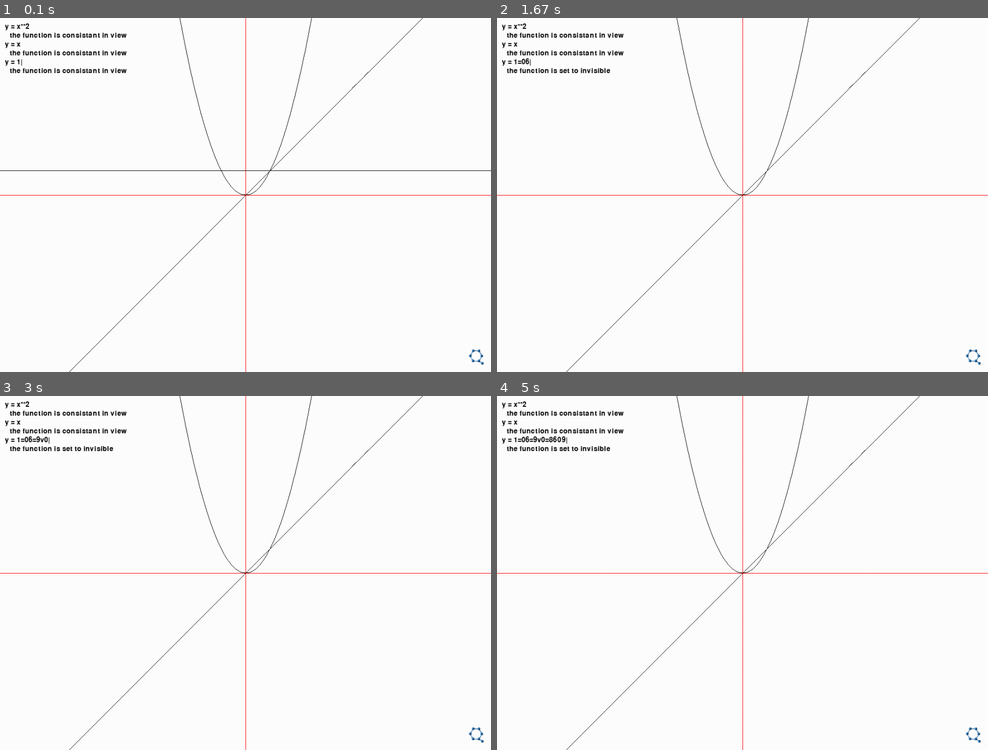
Above: before the commit, frames 1-4 (two rows, left to right).
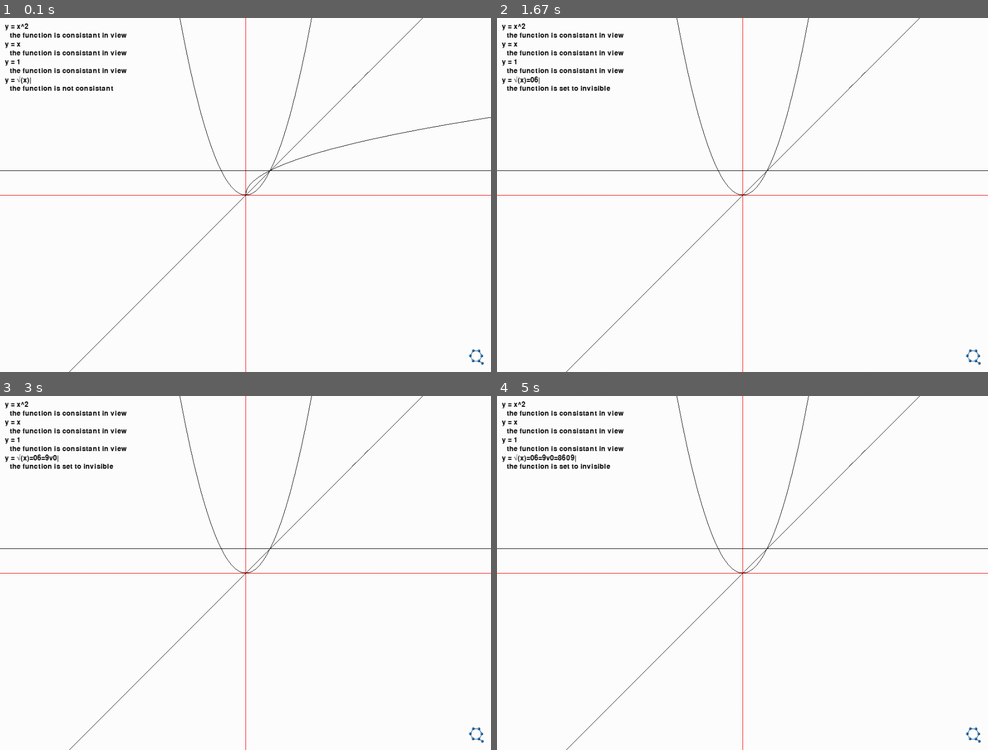
Above: after the commit, the same moments.

Repository: Quark-Games/YEquals
Game: pygame game, started from func_sim.py
Two runs of this game, one before a commit and one after it. Both use one fixed random seed, a clock stepped at 60 frames per second and the inputs below.
Inputs:
- Up to frame 1 (0.1 s): no input
- Up to frame 2 (1.67 s): tap one key every 0.33 s from 0.33 s: Enter = 0 6
- Up to frame 3 (3 s): hold = 1.67-2.13 s; hold Right 1.67-2.13 s; tap 9 at 2.17 s; tap V at 2.5 s; hold 0 from 2.83 s (still down); hold Right from 2.83 s (still down)
- Up to frame 4 (5 s): release 0 at 3.3 s; release Right at 3.3 s; tap one key every 0.33 s from 3.33 s: = 8 6 0 9

The runs differ from the first frame. In frame 1, 0.4% of the frame differs, in the area x 1-100%, y 1-50%; in frame 2, 0.6%; in frame 3, 0.7%; in frame 4, 0.8%, in the area x 0-100%, y 1-44%.

Commit message:
several improvements

Diff:
--- a/func_sim.py
+++ b/func_sim.py
@@ -29,6 +29,17 @@
 RED = (255, 0, 0)
 
 SS_PATH = os.path.join(os.path.expanduser('~'), "Desktop", "screenshot.jpg")
+ALTS = ((K_v, '√'),
+        (K_p, 'π'))
+SHIFTS = ((K_6, "^"),
+          (K_8, '*'),
+          (K_9, '('),
+          (K_0, ')'),
+          (K_EQUALS, '+'))
+SWITCH = (('√', "sqrt"),
+          ('^', "**"),
+          ('%', "*0.01"),
+          ('π', "pi"))
 
 
 class File:
@@ -117,7 +128,7 @@
 
 
 class Func:
-    limit = 6
+    limit = 8
     family = []
     active = None
     _act_index = -1
@@ -173,6 +184,12 @@
             self.exp = self.exp[:self.cursor-1] + self.exp[self.cursor:]
             self.cursor -= 1
 
+    def true_exp(self):
+        exp = self.exp
+        for switch in SWITCH:
+            exp = exp.replace(switch[0], switch[1])
+        return exp
+
     def draw(self):
         # draw graph of function
         if self.visible:
@@ -181,7 +198,7 @@
             for pixel_x in range(0, display_width):
                 try:
                     x = (pixel_x - coor.origin[0]) / coor.scalex
-                    y = eval(self.exp)
+                    y = eval(self.true_exp())
                     pixel_y = coor.origin[1] - y * coor.scaley
                     temp = 0 < old_pos[1] < display_height
                     temp = temp or 0 < pixel_y < display_height
@@ -195,12 +212,15 @@
                     drawability -= 1
 
         # display function expression
-        if Func.active == self:
-            message.put(display,
-                        "y = " + self.exp[:self.cursor] +
-                        '|' + self.exp[self.cursor:])
+        if pygame.key.get_pressed()[K_TAB]:
+            message.put(display, "y = " + self.true_exp())
         else:
-            message.put(display, "y = " + self.exp)
+            if Func.active == self:
+                message.put(display,
+                            "y = " + self.exp[:self.cursor] +
+                            '|' + self.exp[self.cursor:])
+            else:
+                message.put(display, "y = " + self.exp)
 
         # display function status
         if not self.visible:
@@ -275,16 +295,13 @@
                     elif event.key == K_n:
                         Func('')
                 elif mods & KMOD_SHIFT:
-                    if event.key == K_6:
-                        func.insert("**")
-                    elif event.key == K_8:
-                        func.insert('*')
-                    elif event.key == K_9:
-                        func.insert('(')
-                    elif event.key == K_0:
-                        func.insert(')')
-                    elif event.key == K_EQUALS:
-                        func.insert('+')
+                    for shift in SHIFTS:
+                        if event.key == shift[0]:
+                            func.insert(shift[1])
+                elif mods & KMOD_ALT:
+                    for alt in ALTS:
+                        if event.key == alt[0]:
+                            func.insert(alt[1])
                 elif event.key == K_BACKSPACE:
                     if func:
                         func.delete()
@@ -302,7 +319,9 @@
                     func.insert(' ')
                 # basic input
                 else:
-                    func.insert(pygame.key.name(event.key))
+                    k_name = pygame.key.name(event.key)
+                    if len(k_name) == 1:
+                        func.insert(pygame.key.name(event.key))
             elif event.type == MOUSEBUTTONDOWN:
                 if mods & KMOD_SHIFT:
                     if event.button == 4:
@@ -348,10 +367,13 @@
 def show_shortcuts():
     global display_width, display_height
 
+    display.fill(WHITE)
     message.reset()
-    display.fill(WHITE)
+    message.put(display, "Shortcuts")
+    message.indent()
     for shortcut in shortcuts:
         message.put(display, shortcut)
+    display.blit(logo_img, (display_width - 45, display_height - 46))
     pygame.display.flip()
 
     show = True
Not shown, changed: assets/data
Not shown, changed: assets/shortcuts
